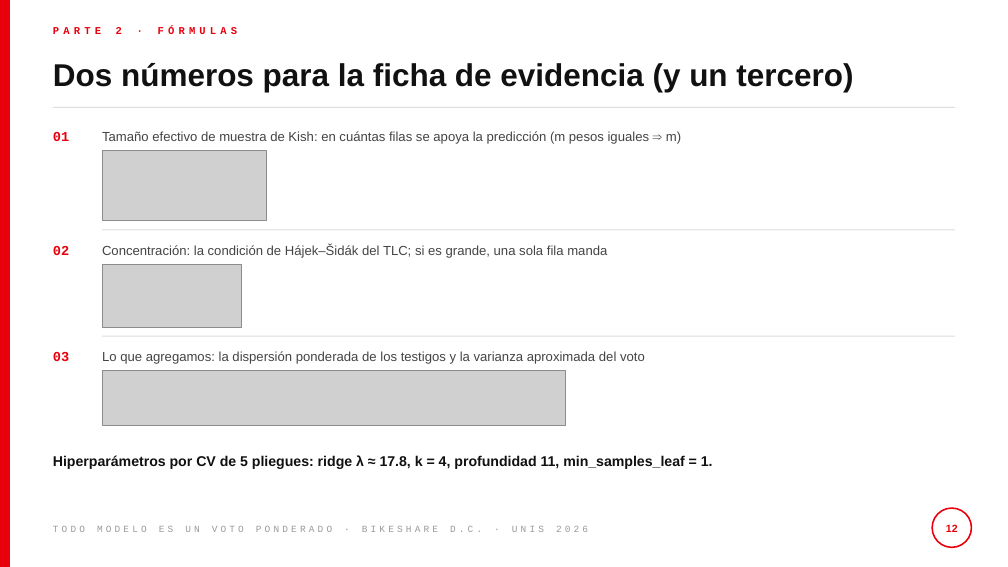
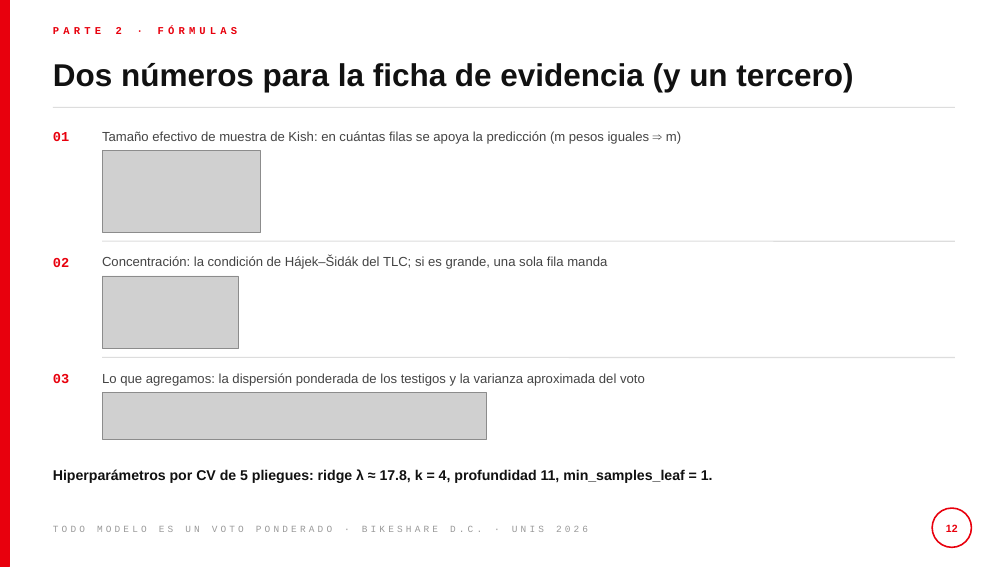
Before and after one commit to pabloflores465/proyecto-final-bikeshare, a slide deck: slide 12 of slides/presentacion.pptx. Drawn at 1008x567 pixels with LibreOffice and Linux fonts; fonts in the diff are those of the drawing; grey boxes stand for pictures. Boxes give left, top, right and bottom in pixels: in the first picture for what was removed or moved away, otherwise in the second. Text is boxed around its words. In the diff, an @@ line names an element or a change of style, - is before the commit and + after.

```diff
--- a/slides/presentacion.pptx
+++ b/slides/presentacion.pptx
@@ picture: place and size @@
-picture at [102,150,267,221]
+picture at [102,150,261,232]
@@ 2 texts, 1 line: place and size @@
-2 texts, 1 line at [53,230,955,258]
+2 texts, 1 line at [53,241,955,269]
@@ picture: place and size @@
-picture at [102,265,241,327]
+picture at [102,276,238,349]
@@ 2 texts, 1 line: place and size @@
-2 texts, 1 line at [53,337,955,364]
+2 texts, 1 line at [53,358,955,386]
@@ picture: place and size @@
-picture at [102,371,565,426]
+picture at [102,392,486,439]
@@ text "Hiperparámetros por CV de 5 ...": place and size @@
-text "Hiperparámetros por CV de 5 ..." at [53,455,713,469]
+text "Hiperparámetros por CV de 5 ..." at [53,469,713,483]
```
Also in this commit, not shown: 3 other slides changed, 3 slides added, 17 other files.
